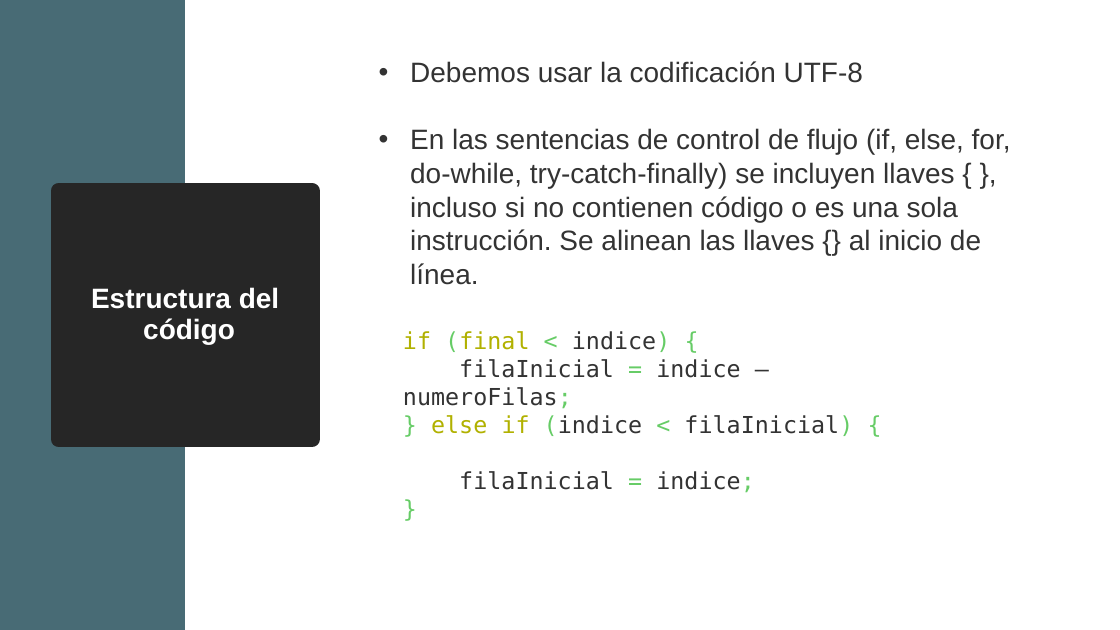
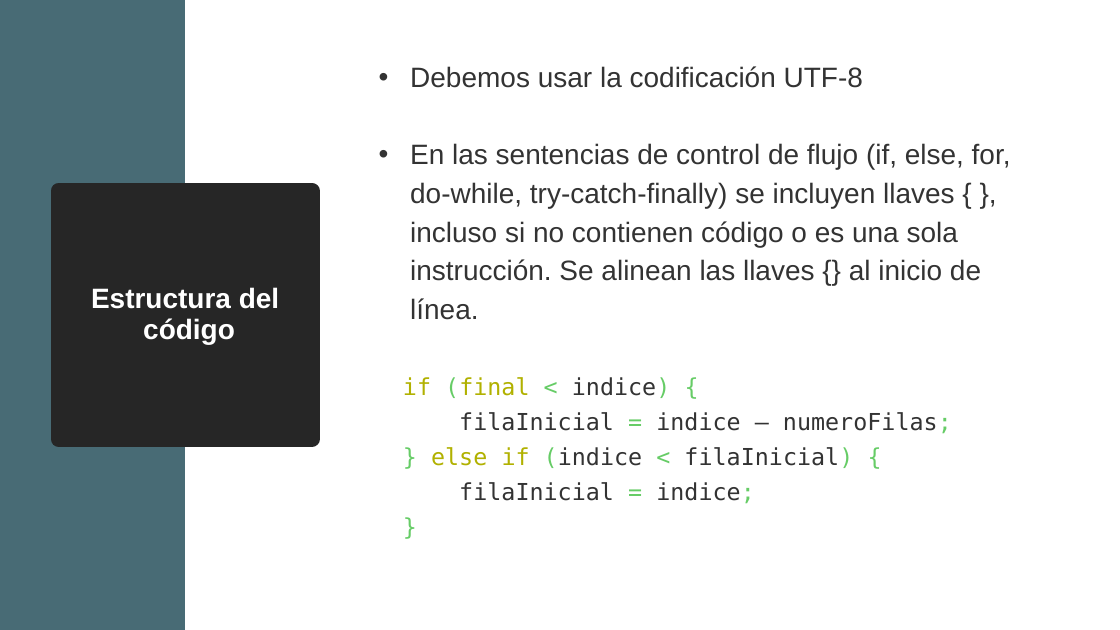
Before and after one commit to davCesur/gestionEquiposDAWEquipo4JAVA, a slide deck: slide 17 of Introducción a TDD.pptx. Drawn at 1120x630 pixels with LibreOffice and Linux fonts; fonts in the diff are those of the drawing. Boxes give left, top, right and bottom in pixels: in the first picture for what was removed or moved away, otherwise in the second. Text is boxed around its words. In the diff, an @@ line names an element or a change of style, - is before the commit and + after.

```diff
--- a/Introducción a TDD.pptx
+++ b/Introducción a TDD.pptx
@@ text "Debemos usar la codificación UTF-8" at <box>410,66,1011,320</box>: indent changed; line spacing 1 to 1.15 @@
@@ text "if (final < indice) {": place and size @@
-text "if (final < indice) {" at <box>403,331,853,493</box>
+text "if (final < indice) {" at <box>403,377,952,504</box>
@@ text "if (final < indice) {" at <box>403,377,952,504</box>: line spacing 1 to 1.25 @@
```
Also in this commit, not shown: 60 other slides changed.
